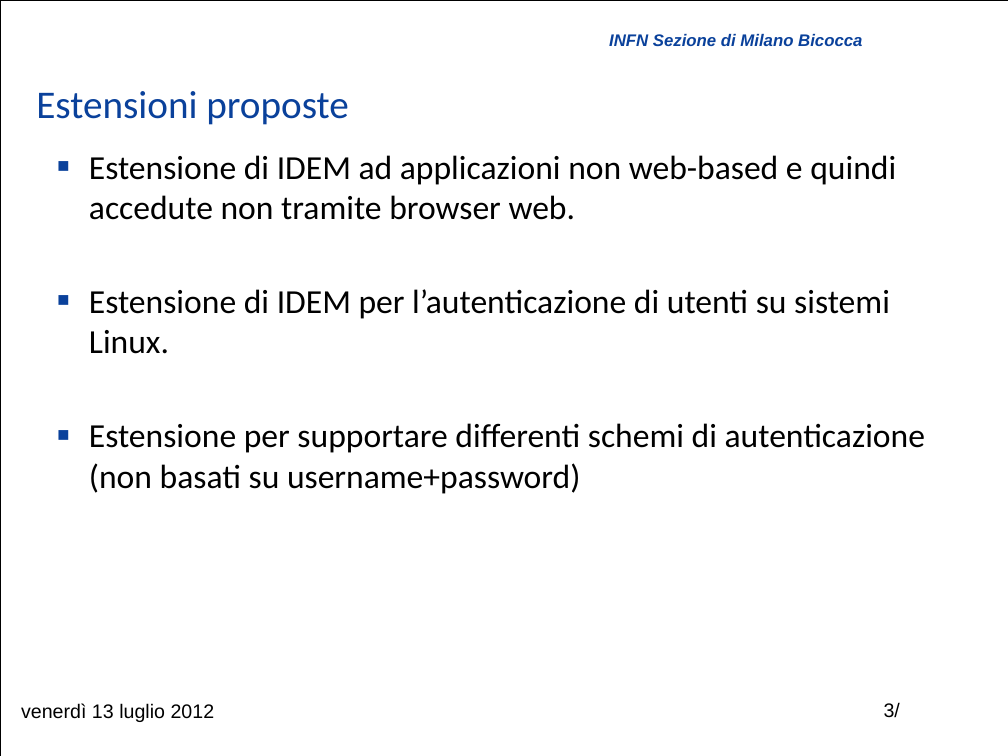
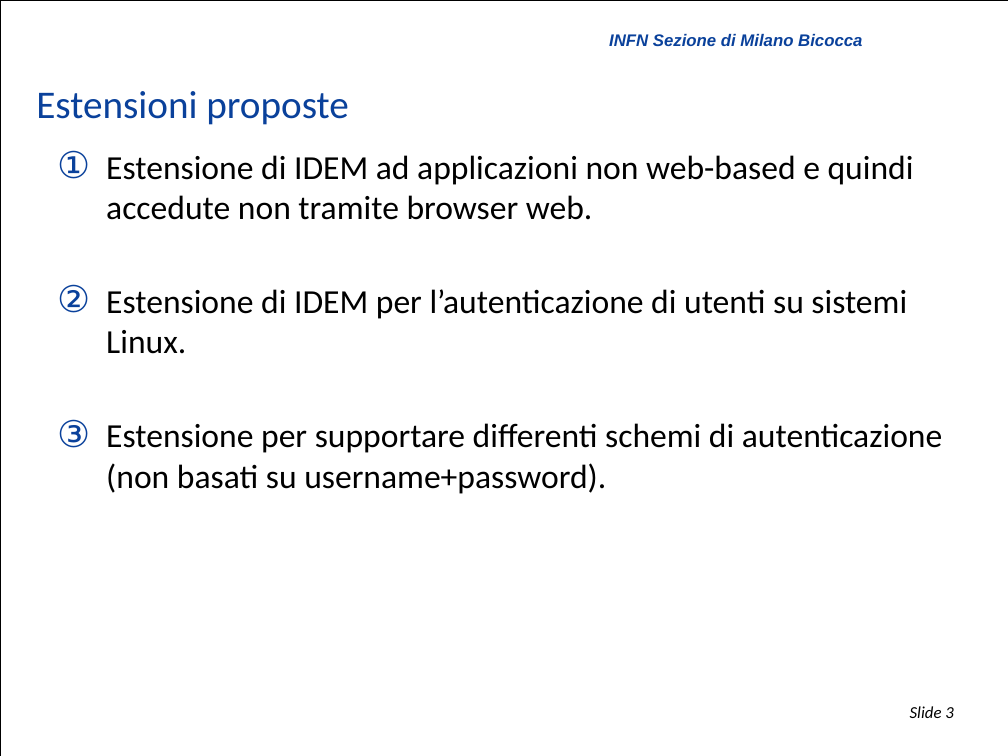
Before and after one commit to biancini/Shibboleth-Authentication, a slide deck: slide 3 of ShibbolethExtensions.pptx. Drawn at 1008x756 pixels with LibreOffice and Linux fonts; fonts in the diff are those of the drawing; background and template pictures are left out. Boxes give left, top, right and bottom in pixels: in the first picture for what was removed or moved away, otherwise in the second. Text is boxed around its words. In the diff, an @@ line names an element or a change of style, - is before the commit and + after.

```diff
--- a/ShibbolethExtensions.pptx
+++ b/ShibbolethExtensions.pptx
@@ text at (x1=106, y1=155, x2=914, y2=354): bullet ■ to ①; bullet ■ to ② @@
@@ text at (x1=106, y1=423, x2=942, y2=494): text changed @@
-  ■ Estensione per supportare differenti schemi di autenticazione (non basati su username+password)
+  ③ Estensione per supportare differenti schemi di autenticazione (non basati su username+password).
@@ text removed at (x1=21, y1=703, x2=215, y2=722) @@
-venerdì 13 luglio 2012
@@ page number at (x1=910, y1=706, x2=953, y2=718): text changed; size 14 to 12 pt; font Arial to Calibri; italic on @@
-3/
+Slide 3
```
Also in this commit, not shown: 12 other slides changed, 1 slide removed, 1 other file.
